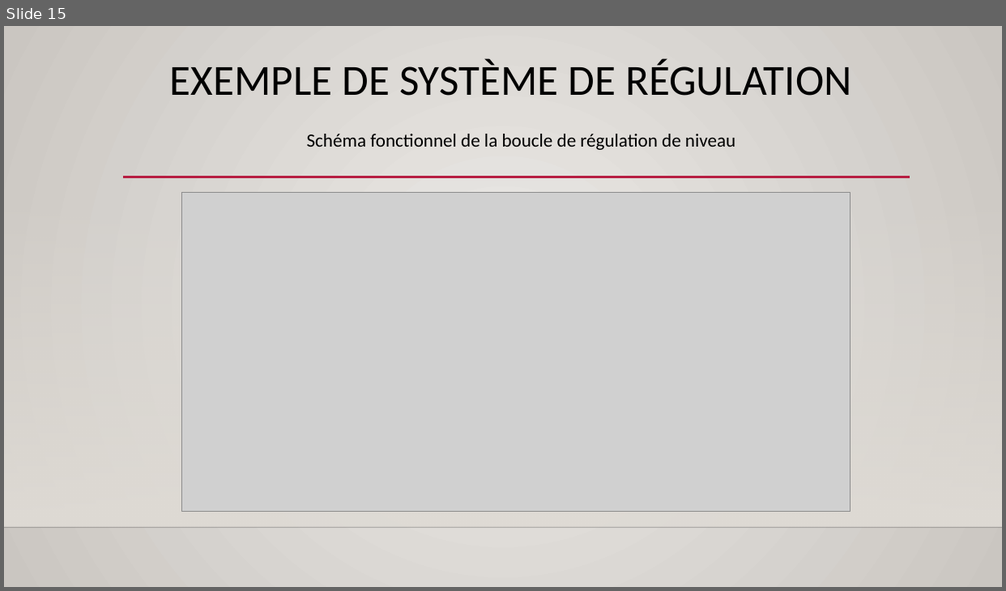
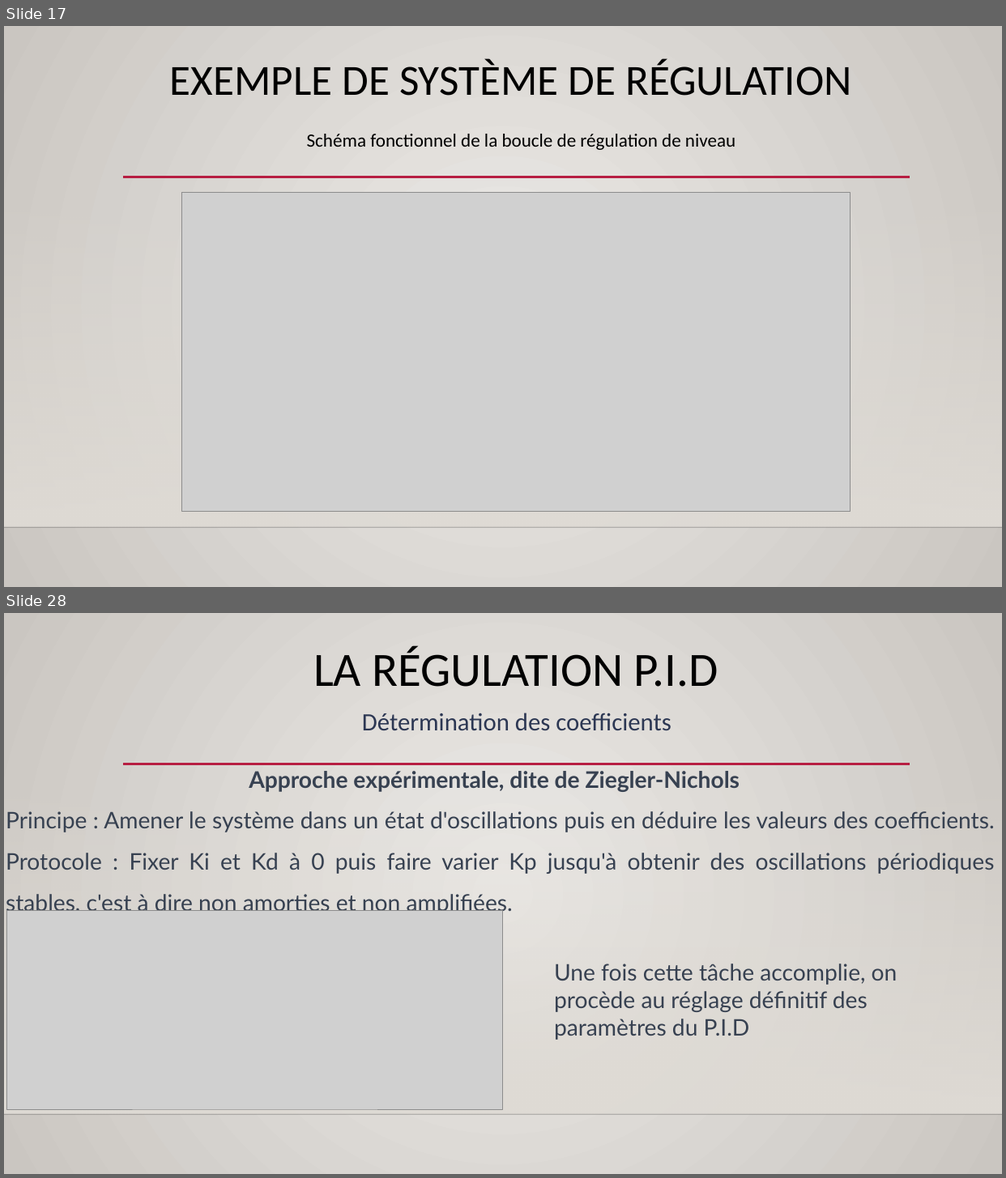
Before and after one commit to Aboudara/Document, a slide deck: Formation regulation.pptx. Shown one above the other, each under a label of ours: slide 15 before the commit, slides 17 and 28 after it; the slides between them are not shown. The pictures are 1006x591 and 1006x1178 pixels, drawn with LibreOffice and Linux fonts; fonts in the diff are those of the drawing; grey boxes stand for pictures; background and template pictures are left out. Boxes give left, top, right and bottom in pixels: in the first picture for what was removed or moved away, otherwise in the second. Text is boxed around its words. In the diff, an @@ line names an element or a change of style, - is before the commit and + after.

```diff
--- a/Formation regulation.pptx
+++ b/Formation regulation.pptx
@@ slide 28 added at (x1=4, y1=613, x2=1002, y2=1174), background gradient #ECEAE7 to #CAC7C1; not listed: 3 template elements that a slide beside it also shows @@
@@ title added at (x1=313, y1=646, x2=718, y2=687), 46 pt, text #000000 @@
+LA RÉGULATION P.I.D
@@ text added at (x1=362, y1=713, x2=671, y2=730), 24 pt, text #2C3753 @@
+Détermination des coefficients
@@ text added at (x1=6, y1=771, x2=995, y2=916), 22 pt, text #374151 @@
+Approche expérimentale, dite de Ziegler-Nichols
+Principe : Amener le système dans un état d'oscillations puis en déduire les valeurs des coefficients.
+Protocole : Fixer Ki et Kd à 0 puis faire varier Kp jusqu'à obtenir des oscillations périodiques stables, c'est à dire non amorties et non amplifiées.
@@ picture added at (x1=7, y1=911, x2=503, y2=1110) @@
@@ text added at (x1=554, y1=964, x2=897, y2=1040), 22 pt, text #374151 @@
+Une fois cette tâche accomplie, on procède au réglage définitif des paramètres du P.I.D
@@ what was slide 15 is now slide 17 @@
```
Also in this commit, not shown: 1 slide changed, 23 other slides added, 1 other file.
